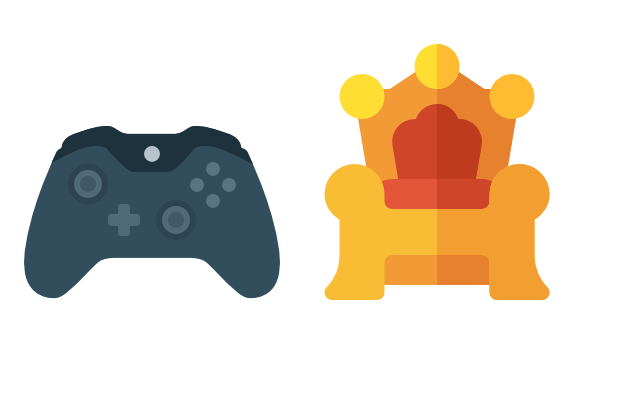
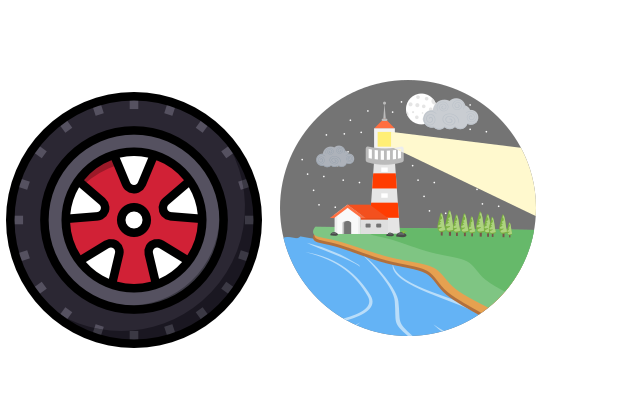
Layers edited between the first and the second w=640, h=400 image:
hid "thrones" over [324, 44, 550, 300]
hid "pad" over [24, 125, 280, 299]
added layer "shore.png" above "car.png" over [280, 80, 536, 336]
added layer "car.png" above "16.png" over [6, 92, 262, 348]
